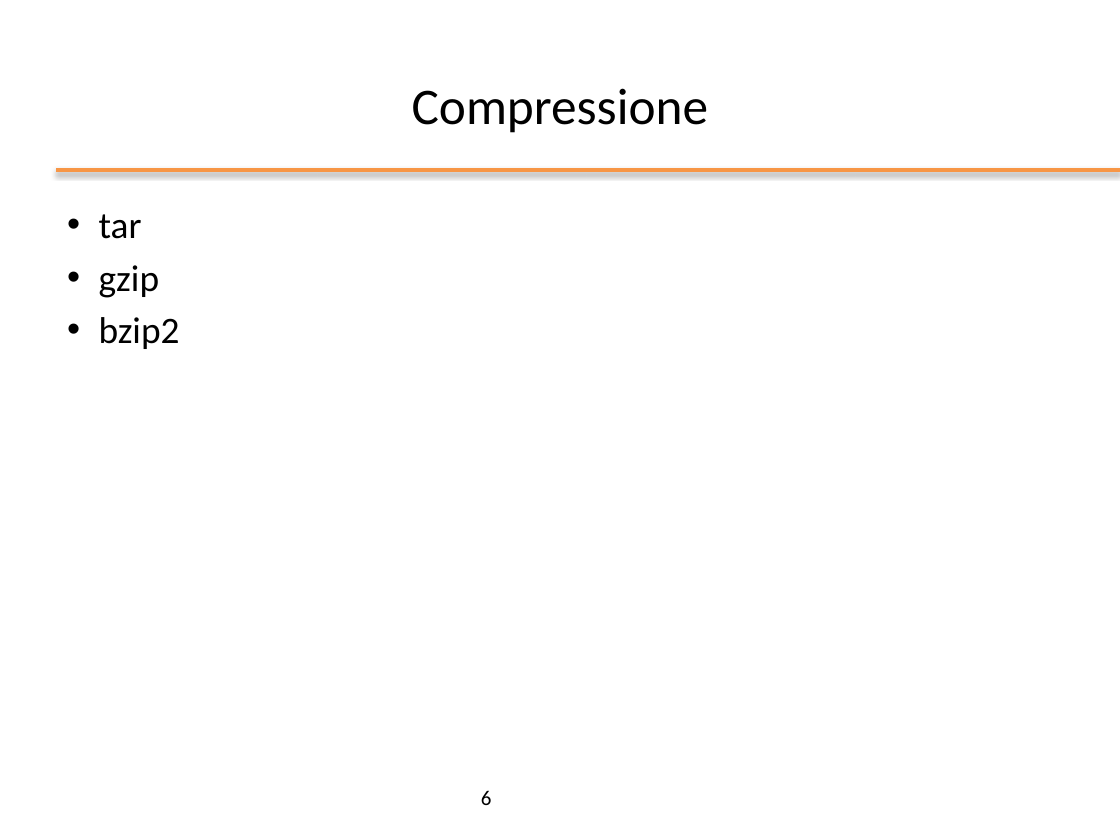
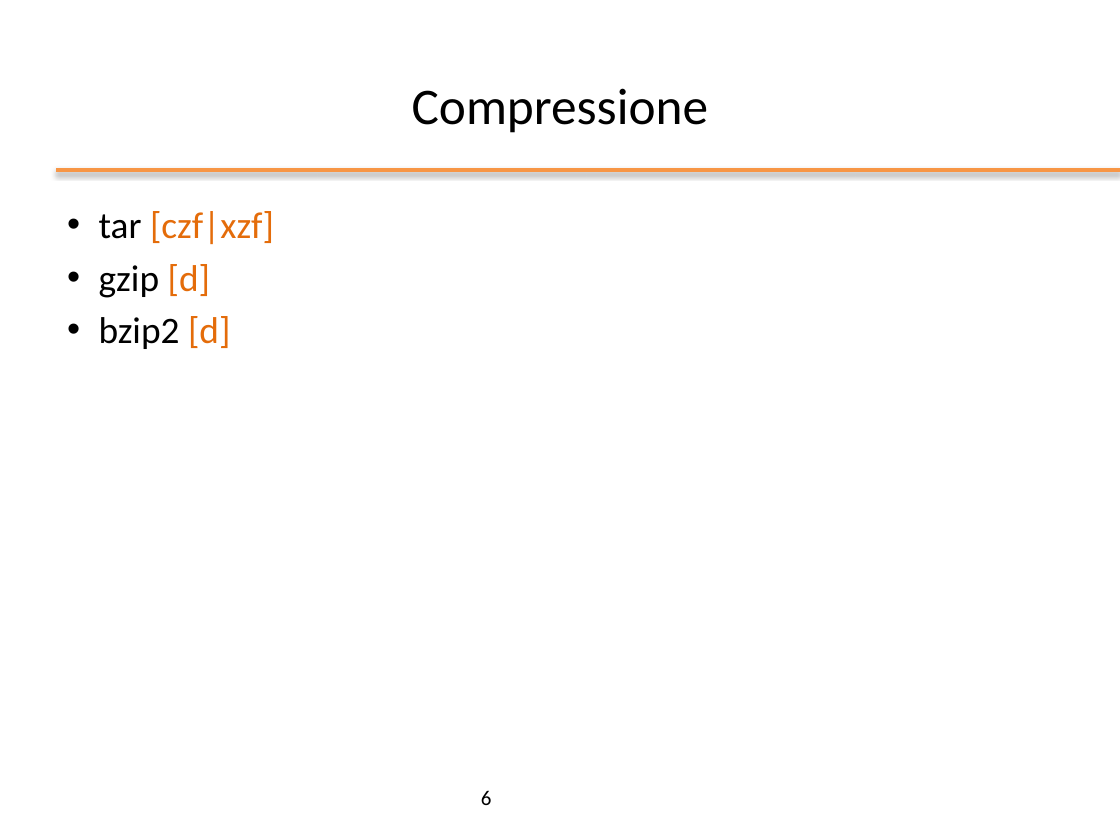
Before and after one commit to nbicocchi/operatingsystemsbsc, a slide deck: slide 6 of slides/ppt/04_Comandi principali.pptx. Drawn at 1120x840 pixels with LibreOffice and Linux fonts; fonts in the diff are those of the drawing; background and template pictures are left out. Boxes give left, top, right and bottom in pixels: in the first picture for what was removed or moved away, otherwise in the second. Text is boxed around its words. In the diff, an @@ line names an element or a change of style, - is before the commit and + after.

```diff
--- a/slides/ppt/04_Comandi principali.pptx
+++ b/slides/ppt/04_Comandi principali.pptx
@@ text at (99,211,274,349): text changed; text colour #000000 to #E46C0A @@
-• tar
-• gzip
-• bzip2
+• tar [czf|xzf]
+• gzip [d]
+• bzip2 [d]
```
Also in this commit, not shown: 5 other slides changed, 3 other files.
